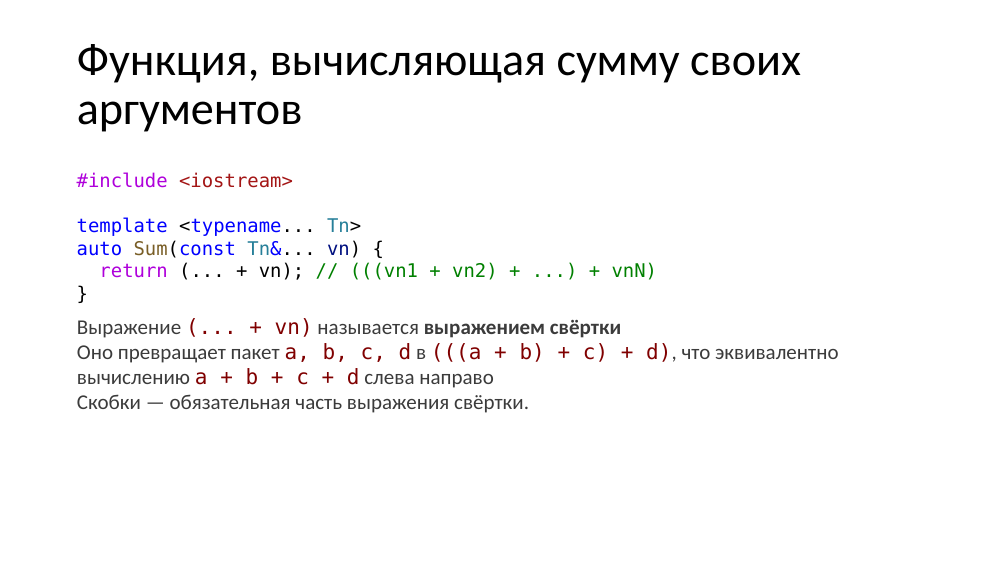
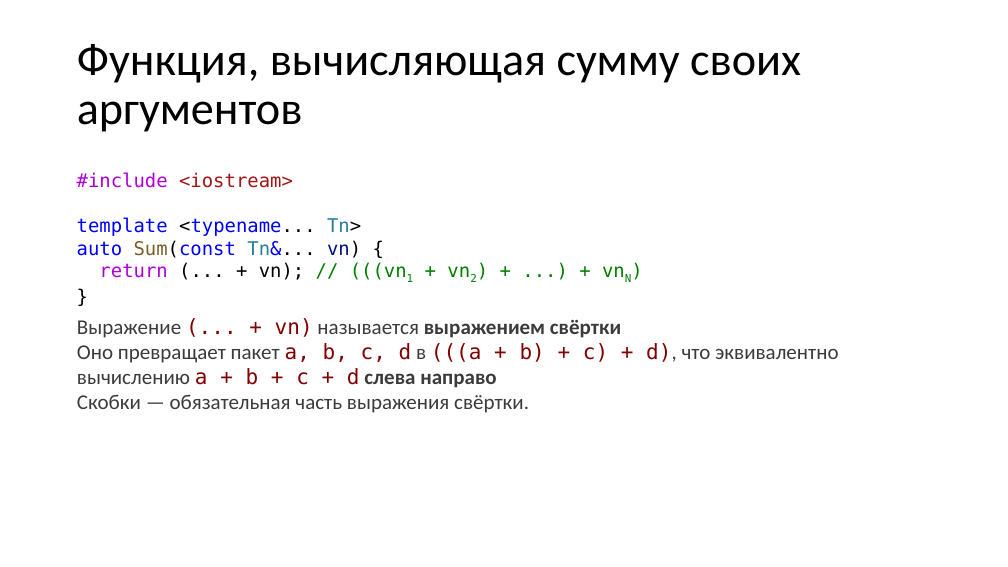
Before and after one commit to alexey-malov/oop, a slide deck: slide 93 of lectures/06/Обобщенное программирование, шаблоны.pptx. Drawn at 1008x567 pixels with LibreOffice and Linux fonts; fonts in the diff are those of the drawing. Boxes give left, top, right and bottom in pixels: in the first picture for what was removed or moved away, otherwise in the second. Text is boxed around its words. In the diff, an @@ line names an element or a change of style, - is before the commit and + after.

```diff
--- a/lectures/06/Обобщенное программирование, шаблоны.pptx
+++ b/lectures/06/Обобщенное программирование, шаблоны.pptx
@@ text at <box>99,262,305,280</box>: now subscript in "(((vn1 vn2) vnN)" @@
@@ text at <box>77,343,838,388</box>: bold on in "слева направо" @@
```
Also in this commit, not shown: 10 other slides changed, 12 slides added, 2 other files.
